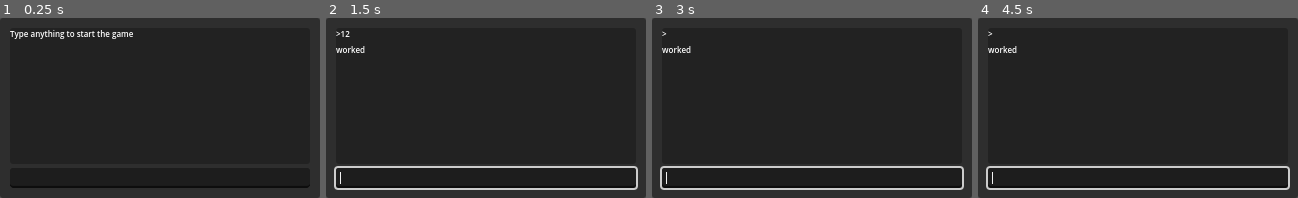
Above: before the commit, frames 1-4 (left to right).
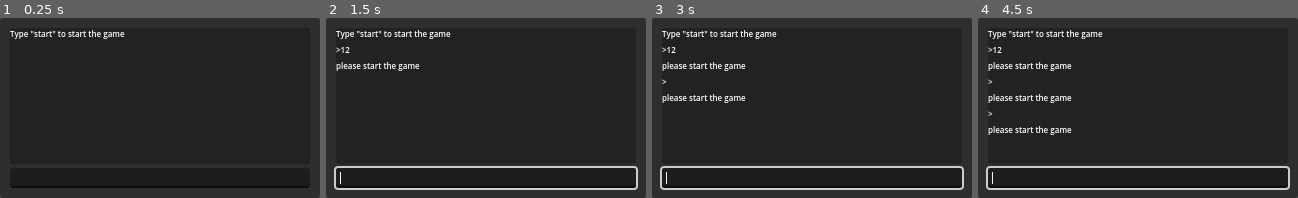
Above: after the commit, the same moments.

Repository: rawardi/dungeoncrawler
Game: Godot game, scene res://game.tscn
The game is run twice, just before and just after one commit, with the same random seed, the same clock (stepped at 60 frames per second) and the same inputs. The engine's default icon, where the game draws it, is replaced by a stand-in: a white triangle on a blue panel in a dark square.
Inputs (mouse positions are in pixels of both pictures, inside the frame that each line leads up to):
- Up to frame 1 (0.25 s): no input
- Up to frame 2 (1.5 s): click (486, 178) at 0.52 s; type "12" at 0.6 s; tap Enter at 1.25 s
- Up to frame 3 (3 s): tap Space at 2 s; tap Enter at 2.75 s
- Up to frame 4 (4.5 s): tap Space at 3.5 s; tap Enter at 4.25 s

The runs differ from the first frame. In frame 1, 0.8% of the frame differs, in the area x 9-42%, y 6-12%; in frame 2, 1.4%; in frame 3, 1.9%; in frame 4, 2.5%, in the area x 3-40%, y 6-65%.

Commit message:
room unfinished

Diff:
--- a/dungeoncrawling/commandprocessor.gd
+++ b/dungeoncrawling/commandprocessor.gd
@@ -1,8 +1,43 @@
 extends Node
+
+
+var start=false
+var travel=false
+
+func  process(input:String) :
+	if start == false :
+		match input :
+			"start" :
+				start=true
+				return "please enjoy the game"
+			_:
+				return "please start the game"
+	else :
+		match input :
+			"help" :
+				return help(input)
+			"go" :
+				return "go where"
+				travel=true
+			"pick" :
+				return pickitem(input)
+			"inventory" :
+				return checkinventory(input)
 
 
 
 
+func help(input:String) :
+	return "this is the available command under normal state :
+			go and then after the game ask you to go where the option is: up,down,left,right#
+			pick : pick up stuff up
+			inventory ;to check inventory"
 
-func  process(input:String) :
-	return "worked"
+func go(input:String) :
+	return "this go function worked"
+
+func pickitem(input:String) :
+	return "pick fucntion worked"
+
+func checkinventory(input:String) :
+	return "check Inventory"
--- a/dungeoncrawling/game.gd
+++ b/dungeoncrawling/game.gd
@@ -10,7 +10,7 @@
 @onready var commandprocessor=$commandprocessor
 func _ready() -> void:
 	var starting_message=respondlabel.instantiate()
-	starting_message.text=("Type anything to start the game")
+	starting_message.text=("Type \"start\" to start the game")
 	write_game_response(starting_message)
 
 
@@ -34,7 +34,11 @@
 
 
 func clearinputoutput():
-	# Clear previous input response
+	var maxline=0
+	# Clear previous input response with cap of 20
 	for child in result.get_children():
-		child.queue_free()
+		maxline+=1
 		playerinput.text=""
+	if maxline >=20 :
+		var first_child=result.get_child(0)
+		first_child.queue_free()
--- a/dungeoncrawling/game.tscn
+++ b/dungeoncrawling/game.tscn
@@ -1,7 +1,8 @@
-[gd_scene load_steps=4 format=3 uid="uid://byoj7lgf7v7sx"]
+[gd_scene load_steps=5 format=3 uid="uid://byoj7lgf7v7sx"]
 
 [ext_resource type="Script" path="res://game.gd" id="1_q1scb"]
 [ext_resource type="Script" path="res://commandprocessor.gd" id="2_b1lvj"]
+[ext_resource type="Texture2D" uid="uid://dso6lcvu0ekpy" path="res://icon.svg" id="3_e4ldw"]
 
 [sub_resource type="Theme" id="Theme_1tw7a"]
 default_font_size = 8
@@ -44,6 +45,7 @@
 
 [node name="ScrollContainer" type="ScrollContainer" parent="PanelContainer/MarginContainer/VBoxContainer/Output"]
 layout_mode = 2
+follow_focus = true
 
 [node name="result" type="VBoxContainer" parent="PanelContainer/MarginContainer/VBoxContainer/Output/ScrollContainer"]
 layout_mode = 2
@@ -54,4 +56,21 @@
 [node name="LineEdit" type="LineEdit" parent="PanelContainer/MarginContainer/VBoxContainer/input"]
 layout_mode = 2
 
+[node name="Sprite2D" type="Sprite2D" parent="."]
+position = Vector2(96, -160)
+scale = Vector2(0.375, 0.3125)
+texture = ExtResource("3_e4ldw")
+
+[node name="right" type="RayCast2D" parent="Sprite2D"]
+target_position = Vector2(85.3333, 0)
+
+[node name="RayCast2D2" type="RayCast2D" parent="Sprite2D"]
+target_position = Vector2(-85.3333, 0)
+
+[node name="RayCast2D3" type="RayCast2D" parent="Sprite2D"]
+target_position = Vector2(0, 102.4)
+
+[node name="RayCast2D4" type="RayCast2D" parent="Sprite2D"]
+target_position = Vector2(0, -102.4)
+
 [connection signal="text_submitted" from="PanelContainer/MarginContainer/VBoxContainer/input/LineEdit" to="." method="_on_line_edit_text_submitted"]
